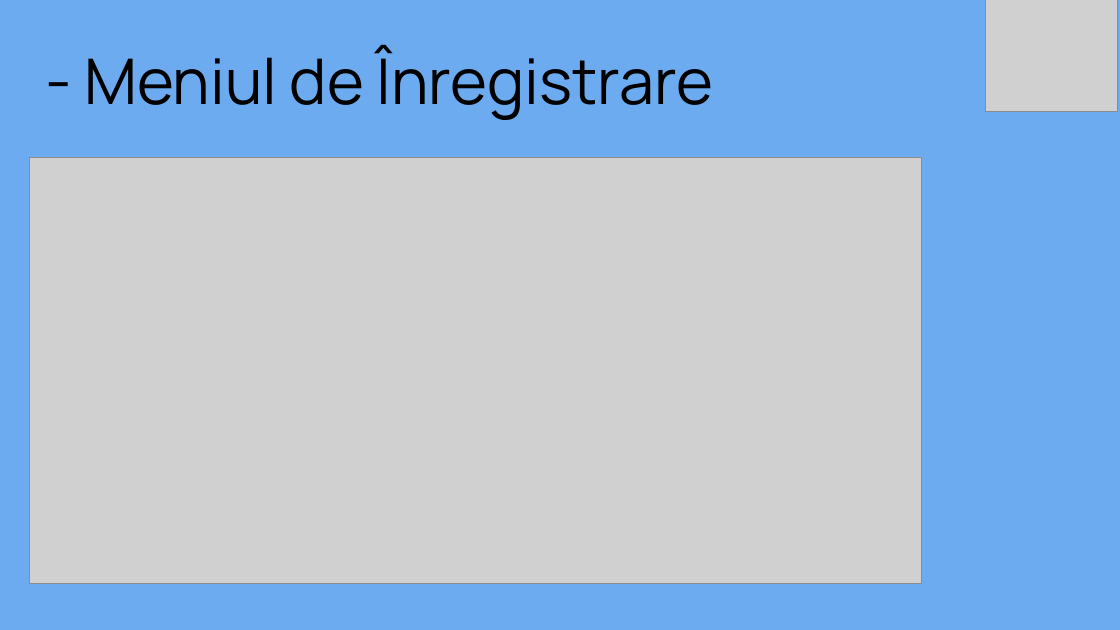
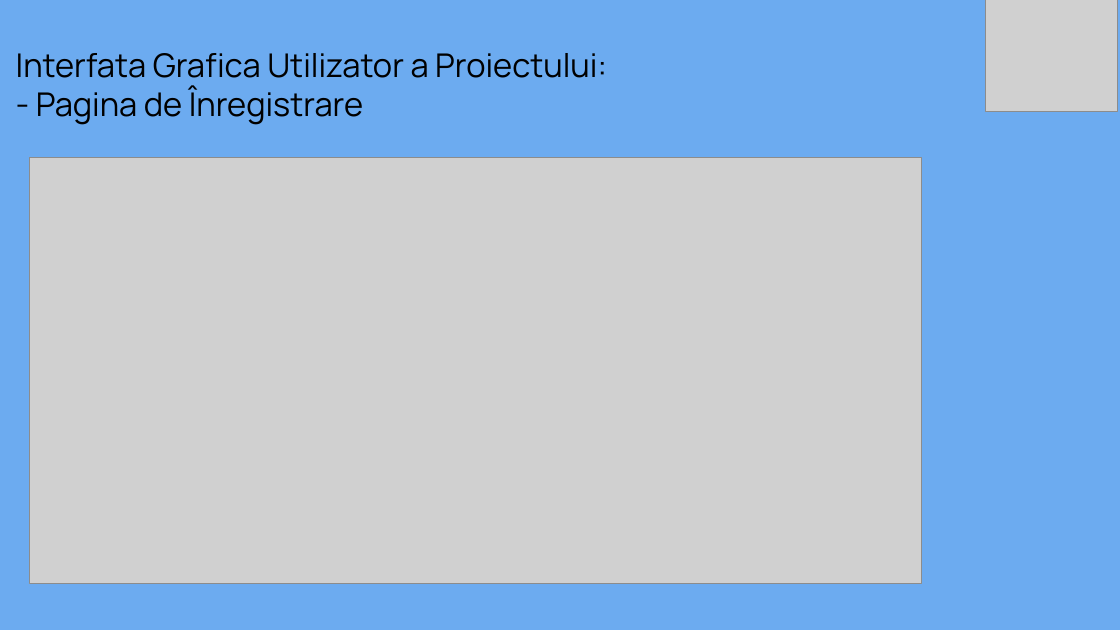
Before and after one commit to robertnitu02/proiect-diploma, a slide deck: slide 6 of word/prezentare.pptx (slide 5 before the commit). Drawn at 1120x630 pixels with LibreOffice and Linux fonts; fonts in the diff are those of the drawing; grey boxes stand for pictures; background and template pictures are left out. Boxes give left, top, right and bottom in pixels: in the first picture for what was removed or moved away, otherwise in the second. Text is boxed around its words. In the diff, an @@ line names an element or a change of style, - is before the commit and + after.

```diff
--- a/word/prezentare.pptx
+++ b/word/prezentare.pptx
@@ title at bbox=[16, 53, 607, 125]: text changed; size 54 to 28 pt @@
-- Meniul de Înregistrare
+Interfata Grafica Utilizator a Proiectului:
+- Pagina de Înregistrare
```
Also in this commit, not shown: 9 other slides changed, 2 slides added, 1 slide removed.
